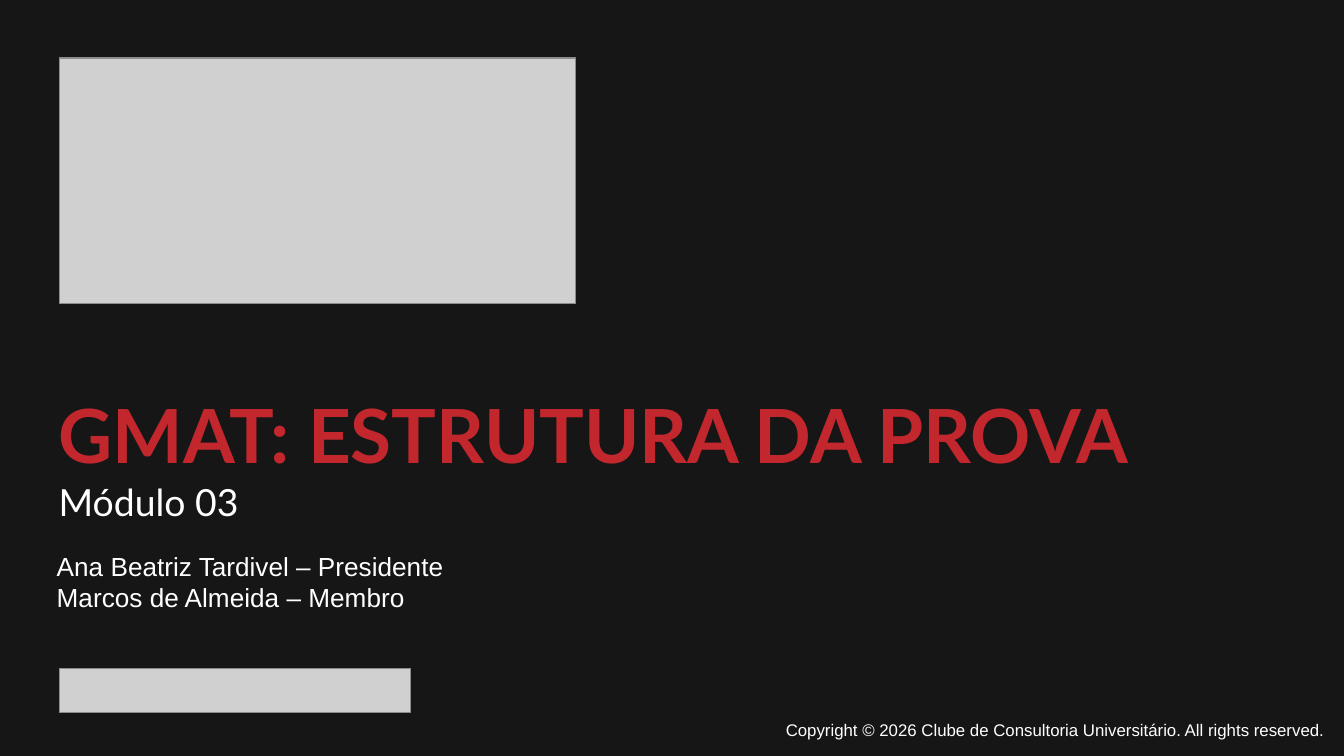
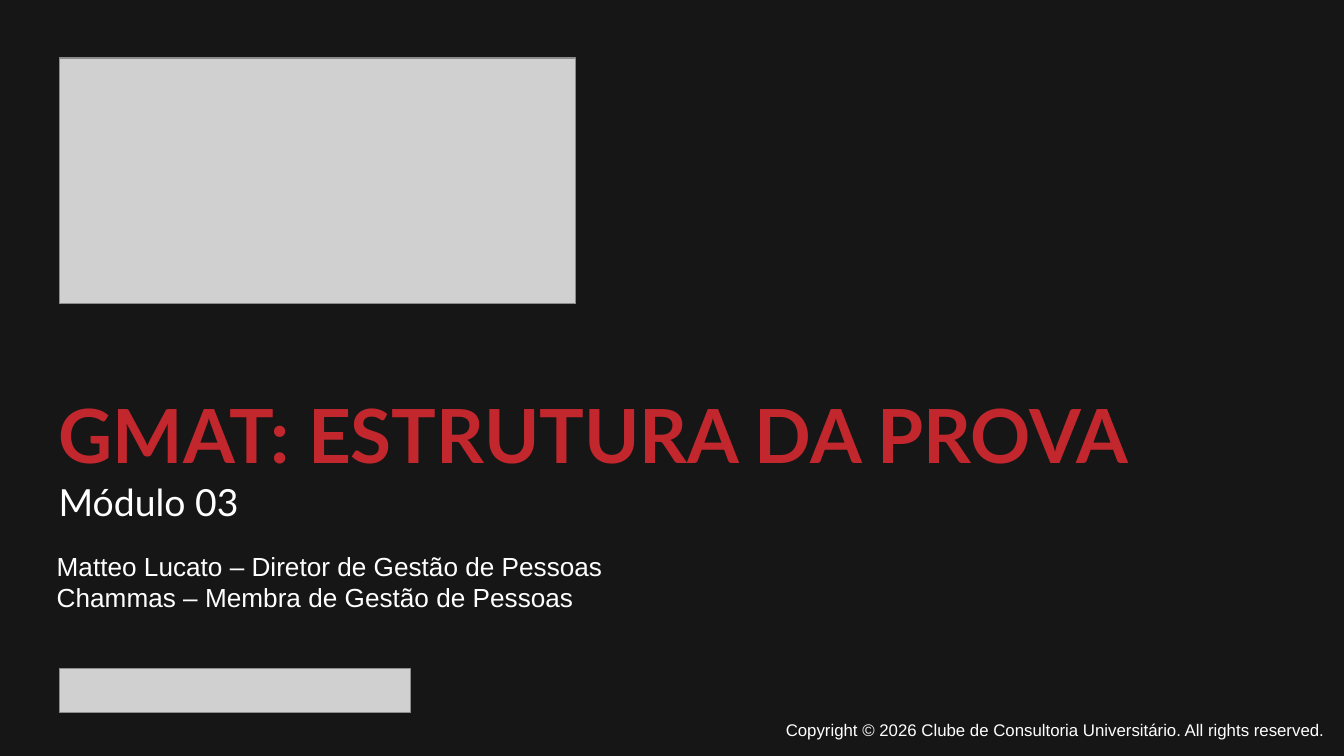
Before and after one commit to wallaceuiad12/Kiro, a slide deck: slide 1 of 03. GMAT Estrutura da Prova.pptx. Drawn at 1344x756 pixels with LibreOffice and Linux fonts; fonts in the diff are those of the drawing; grey boxes stand for pictures. Boxes give left, top, right and bottom in pixels: in the first picture for what was removed or moved away, otherwise in the second. Text is boxed around its words. In the diff, an @@ line names an element or a change of style, - is before the commit and + after.

```diff
--- a/03. GMAT Estrutura da Prova.pptx
+++ b/03. GMAT Estrutura da Prova.pptx
@@ text at bbox=[57, 557, 602, 608]: text changed @@
-Ana Beatriz Tardivel – Presidente
-Marcos de Almeida – Membro
+Matteo Lucato – Diretor de Gestão de Pessoas
+Chammas – Membra de Gestão de Pessoas
```
Also in this commit, not shown: 51 other slides changed, 4 other files.
